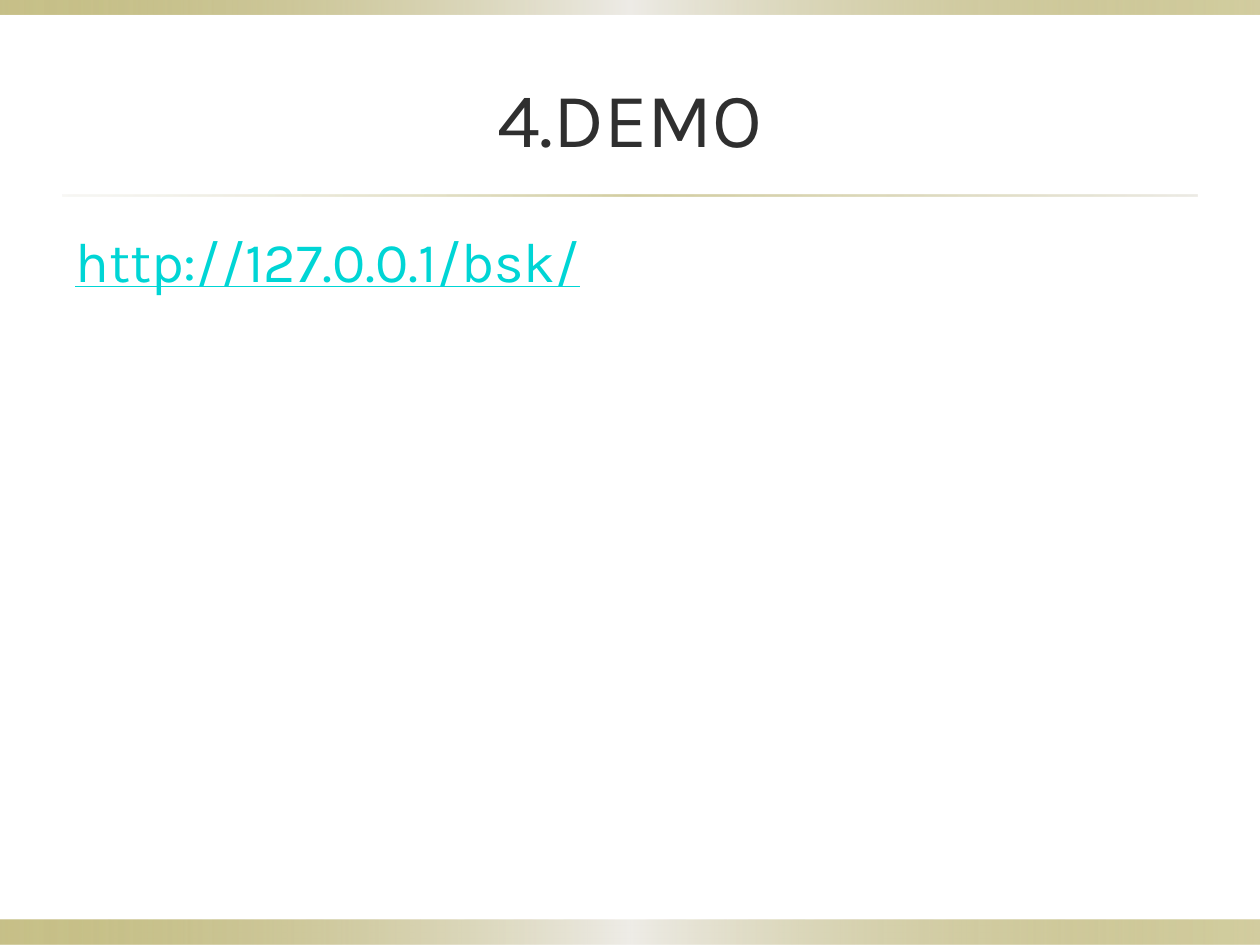
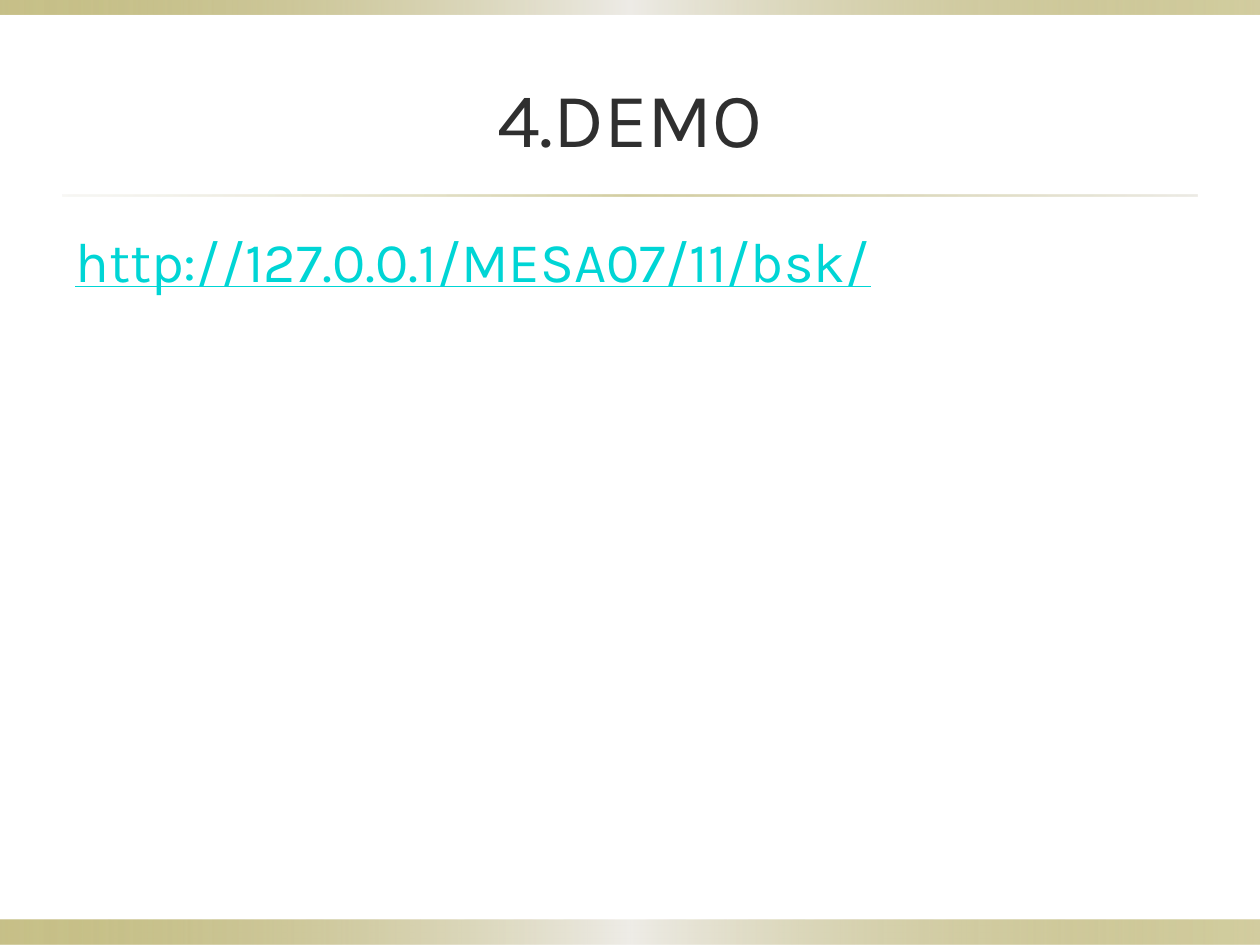
Before and after one commit to mvpscottjon/bsk, a slide deck: slide 9 of 小專_7.pptx. Drawn at 1260x945 pixels with LibreOffice and Linux fonts; fonts in the diff are those of the drawing; background and template pictures are left out. Boxes give left, top, right and bottom in pixels: in the first picture for what was removed or moved away, otherwise in the second. Text is boxed around its words. In the diff, an @@ line names an element or a change of style, - is before the commit and + after.

```diff
--- a/小專_7.pptx
+++ b/小專_7.pptx
@@ text at [75, 241, 869, 295]: text changed @@
-http://127.0.0.1/bsk/
+http://127.0.0.1/MESA07/11/bsk/
```
Also in this commit, not shown: 7 other slides changed, 1 slide removed.
